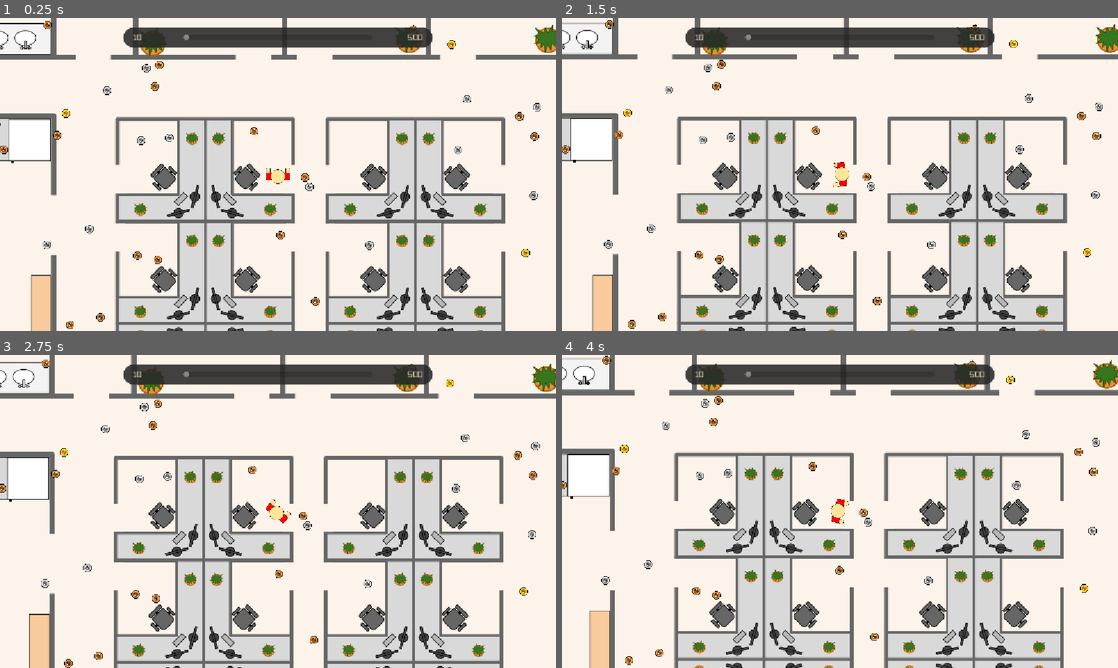
Above: before the commit, frames 1-4 (two rows, left to right).
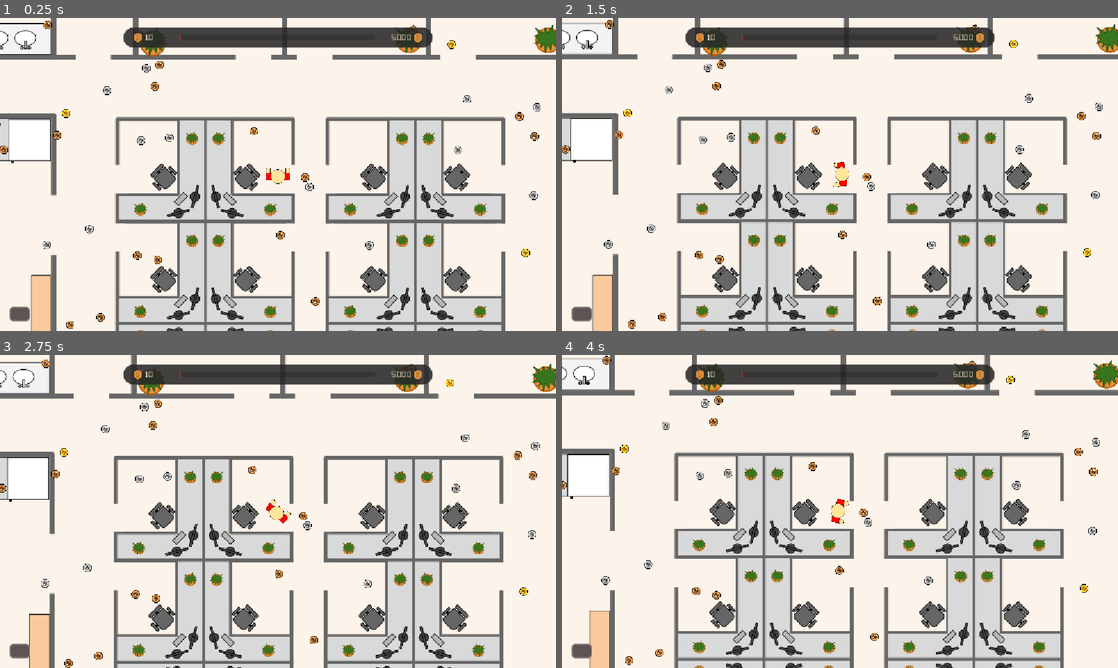
Above: after the commit, the same moments.

Repository: Justin-Hulme/GMTK_2026
Game: Godot game, scene res://Player/player_script.tscn
Same seed, same stepped clock (60 frames per second), same inputs: the game is played once before the commit and once after it.
Inputs (mouse positions are in pixels of both pictures, inside the frame that each line leads up to):
- Up to frame 1 (0.25 s): no input
- Up to frame 2 (1.5 s): tap Enter at 0.5 s; move the mouse to (962, 158) at 0.52 s; click (962, 158) at 0.67 s; tap Space at 1.25 s; move the mouse to (728, 190) at 1.27 s; click (728, 190) at 1.42 s
- Up to frame 3 (2.75 s): tap Enter at 2 s; move the mouse to (333, 442) at 2.02 s; click (333, 442) at 2.17 s
- Up to frame 4 (4 s): tap Space at 2.75 s; move the mouse to (812, 574) at 2.77 s; click (812, 574) at 2.92 s; tap Enter at 3.5 s; move the mouse to (1006, 558) at 3.52 s; click (1006, 558) at 3.67 s

The runs differ from the first frame. In frame 1, 0.3% of the frame differs, in the area x 1-77%, y 4-98%; in frame 2, 0.3%; in frame 3, 0.3%; in frame 4, 0.3%.

Commit message:
feat: add dynamic gold progress bar and money assets
- ProgressBar interpolates from red to gold based on coin/debt ratio
- Rounded corners on progress bar fill
- Initialize HUD values at level start, not just on coin pickup
- Add money asset images (Coin.png variants)
- Update player scene and gitignore

Diff:
--- a/Player/HUD.gd
+++ b/Player/HUD.gd
@@ -2,12 +2,17 @@
 
 @onready var player: CharacterBody2D = $".."
 
-@onready var debt_amount_value: Label = $Control/MarginContainer/PanelContainer/MarginContainer/HBoxContainer/debt_amount_value
-@onready var coin_total_value: Label = $Control/MarginContainer/PanelContainer/MarginContainer/HBoxContainer/HBoxContainer/coin_total_value
-@onready var coin_to_debt_ratio: ProgressBar = $Control/MarginContainer/PanelContainer/MarginContainer/HBoxContainer/MarginContainer/coin_to_debt_ratio
+@onready var debt_amount_value: Label = $Control/coin_to_debt/PanelContainer/MarginContainer/HBoxContainer/Debt_H/debt_amount_value
+@onready var coin_total_value: Label = $Control/coin_to_debt/PanelContainer/MarginContainer/HBoxContainer/Coin_H/coin_total_value
+@onready var coin_to_debt_ratio: ProgressBar = $Control/coin_to_debt/PanelContainer/MarginContainer/HBoxContainer/MarginContainer/coin_to_debt_ratio
+
+var _fill_style: StyleBoxFlat
 
 func _ready() -> void:
 	player.coin_picked_up.connect(update_ratio)
+	_fill_style = StyleBoxFlat.new()
+	_fill_style.set_corner_radius_all(5)
+	update_ratio(0)
 
 func update_ratio(_amount: int) -> void:
 	debt_amount_value.text = str(player.debt_value)
@@ -16,3 +21,8 @@
 	if player.debt_value > 0:
 		var ratio: float = float(player.get_coin_total()) / float(player.debt_value)
 		coin_to_debt_ratio.value = clampf(ratio * 100.0, 0.0, 100.0)
+
+		var t := coin_to_debt_ratio.value / 100.0
+		var color := Color(1.0, 0.2, 0.2).lerp(Color(1.0, 0.84, 0.0), t)
+		_fill_style.set_bg_color(color)
+		coin_to_debt_ratio.set("theme_override_styles/fill", _fill_style)
--- a/Player/player.gd
+++ b/Player/player.gd
@@ -11,7 +11,7 @@
 # HUD Vars
 signal coin_picked_up(amount)
 
-var debt_value = 500
+var debt_value = 5000
 
 var _coin_total := 0
 
--- a/Player/player.tscn
+++ b/Player/player.tscn
@@ -8,6 +8,8 @@
 [ext_resource type="Texture2D" uid="uid://cfjjw5bxnixok" path="res://Player/Character/Walking_5.png" id="6_apopc"]
 [ext_resource type="Script" uid="uid://7logwprssfvo" path="res://Player/HUD.gd" id="7_od3ui"]
 [ext_resource type="Theme" uid="uid://bledfm0mcnnu4" path="res://Assets/main_theme.tres" id="8_od3ui"]
+[ext_resource type="Texture2D" uid="uid://rvjwx2v4mue8" path="res://Assets/Money/Coin_HUD.png" id="8_x3vf3"]
+[ext_resource type="Texture2D" uid="uid://bng5ybr0gvvex" path="res://Assets/Money/Debt_HUD.png" id="10_apopc"]
 
 [sub_resource type="SpriteFrames" id="SpriteFrames_ab854"]
 animations = [{
@@ -60,6 +62,19 @@
 corner_radius_bottom_right = 20
 corner_radius_bottom_left = 20
 
+[sub_resource type="StyleBoxFlat" id="StyleBoxFlat_srkg7"]
+bg_color = Color(0.36862746, 0.32941177, 0.3254902, 1)
+border_width_left = 2
+border_width_top = 2
+border_width_right = 2
+border_width_bottom = 2
+border_color = Color(0.5529412, 0.49411765, 0.48235294, 1)
+corner_radius_top_left = 6
+corner_radius_top_right = 6
+corner_radius_bottom_right = 6
+corner_radius_bottom_left = 6
+corner_detail = 2
+
 [node name="Player" type="CharacterBody2D" unique_id=1632784472]
 script = ExtResource("1_fhl08")
 
@@ -78,10 +93,10 @@
 scale = Vector2(0.99999994, 0.99999994)
 shape = SubResource("CapsuleShape2D_47aoe")
 
-[node name="CanvasLayer" type="CanvasLayer" parent="." unique_id=720606449]
+[node name="HUD" type="CanvasLayer" parent="." unique_id=720606449]
 script = ExtResource("7_od3ui")
 
-[node name="Control" type="Control" parent="CanvasLayer" unique_id=1357615170]
+[node name="Control" type="Control" parent="HUD" unique_id=1357615170]
 layout_mode = 3
 anchors_preset = 15
 anchor_right = 1.0
@@ -89,7 +104,7 @@
 grow_horizontal = 2
 grow_vertical = 2
 
-[node name="MarginContainer" type="MarginContainer" parent="CanvasLayer/Control" unique_id=1572308415]
+[node name="coin_to_debt" type="MarginContainer" parent="HUD/Control" unique_id=1572308415]
 layout_mode = 1
 anchors_preset = 5
 anchor_left = 0.5
@@ -100,35 +115,42 @@
 grow_horizontal = 2
 theme_override_constants/margin_top = 20
 
-[node name="PanelContainer" type="PanelContainer" parent="CanvasLayer/Control/MarginContainer" unique_id=1594216253]
+[node name="PanelContainer" type="PanelContainer" parent="HUD/Control/coin_to_debt" unique_id=1594216253]
 layout_mode = 2
 theme_override_styles/panel = SubResource("StyleBoxFlat_od3ui")
 
-[node name="MarginContainer" type="MarginContainer" parent="CanvasLayer/Control/MarginContainer/PanelContainer" unique_id=958554934]
+[node name="MarginContainer" type="MarginContainer" parent="HUD/Control/coin_to_debt/PanelContainer" unique_id=958554934]
 layout_mode = 2
 theme_override_constants/margin_left = 20
 theme_override_constants/margin_top = 10
 theme_override_constants/margin_right = 20
 theme_override_constants/margin_bottom = 10
 
-[node name="HBoxContainer" type="HBoxContainer" parent="CanvasLayer/Control/MarginContainer/PanelContainer/MarginContainer" unique_id=1601822267]
+[node name="HBoxContainer" type="HBoxContainer" parent="HUD/Control/coin_to_debt/PanelContainer/MarginContainer" unique_id=1601822267]
 custom_minimum_size = Vector2(600, 0)
 layout_mode = 2
 
-[node name="HBoxContainer" type="HBoxContainer" parent="CanvasLayer/Control/MarginContainer/PanelContainer/MarginContainer/HBoxContainer" unique_id=1949122056]
+[node name="Coin_H" type="HBoxContainer" parent="HUD/Control/coin_to_debt/PanelContainer/MarginContainer/HBoxContainer" unique_id=1949122056]
 layout_mode = 2
 
-[node name="coin_total_value" type="Label" parent="CanvasLayer/Control/MarginContainer/PanelContainer/MarginContainer/HBoxContainer/HBoxContainer" unique_id=2038173855]
-custom_minimum_size = Vector2(100, 0)
+[node name="Coin_HUD" type="TextureRect" parent="HUD/Control/coin_to_debt/PanelContainer/MarginContainer/HBoxContainer/Coin_H" unique_id=428218093]
+custom_minimum_size = Vector2(20, 20)
+layout_mode = 2
+size_flags_vertical = 4
+texture = ExtResource("8_x3vf3")
+expand_mode = 4
+
+[node name="coin_total_value" type="Label" parent="HUD/Control/coin_to_debt/PanelContainer/MarginContainer/HBoxContainer/Coin_H" unique_id=2038173855]
+custom_minimum_size = Vector2(70, 0)
 layout_mode = 2
 theme = ExtResource("8_od3ui")
-text = "$0"
+text = "0"
 
-[node name="MarginContainer" type="MarginContainer" parent="CanvasLayer/Control/MarginContainer/PanelContainer/MarginContainer/HBoxContainer" unique_id=1707168567]
+[node name="MarginContainer" type="MarginContainer" parent="HUD/Control/coin_to_debt/PanelContainer/MarginContainer/HBoxContainer" unique_id=1707168567]
 layout_mode = 2
 size_flags_horizontal = 3
 
-[node name="coin_to_debt_ratio" type="ProgressBar" parent="CanvasLayer/Control/MarginContainer/PanelContainer/MarginContainer/HBoxContainer/MarginContainer" unique_id=628406801]
+[node name="coin_to_debt_ratio" type="ProgressBar" parent="HUD/Control/coin_to_debt/PanelContainer/MarginContainer/HBoxContainer/MarginContainer" unique_id=628406801]
 custom_minimum_size = Vector2(0, 10)
 layout_mode = 2
 size_flags_vertical = 4
@@ -136,9 +158,38 @@
 value = 0.54
 show_percentage = false
 
-[node name="debt_amount_value" type="Label" parent="CanvasLayer/Control/MarginContainer/PanelContainer/MarginContainer/HBoxContainer" unique_id=2088289480]
-custom_minimum_size = Vector2(100, 0)
+[node name="Debt_H" type="HBoxContainer" parent="HUD/Control/coin_to_debt/PanelContainer/MarginContainer/HBoxContainer" unique_id=1569553929]
+layout_mode = 2
+
+[node name="debt_amount_value" type="Label" parent="HUD/Control/coin_to_debt/PanelContainer/MarginContainer/HBoxContainer/Debt_H" unique_id=2088289480]
+custom_minimum_size = Vector2(70, 0)
 layout_mode = 2
 theme = ExtResource("8_od3ui")
-text = "$0"
+text = "0"
 horizontal_alignment = 2
+
+[node name="Debt_HUD" type="TextureRect" parent="HUD/Control/coin_to_debt/PanelContainer/MarginContainer/HBoxContainer/Debt_H" unique_id=319811104]
+custom_minimum_size = Vector2(20, 20)
+layout_mode = 2
+texture = ExtResource("10_apopc")
+expand_mode = 4
+
+[node name="MarginContainer" type="MarginContainer" parent="HUD/Control" unique_id=1488577774]
+layout_mode = 1
+anchors_preset = 2
+anchor_top = 1.0
+anchor_bottom = 1.0
+grow_vertical = 0
+theme_override_constants/margin_left = 20
+theme_override_constants/margin_bottom = 20
+
+[node name="VBoxContainer" type="VBoxContainer" parent="HUD/Control/MarginContainer" unique_id=362747833]
+layout_mode = 2
+
+[node name="MarginContainer" type="MarginContainer" parent="HUD/Control/MarginContainer/VBoxContainer" unique_id=581842733]
+layout_mode = 2
+
+[node name="Panel" type="Panel" parent="HUD/Control/MarginContainer/VBoxContainer/MarginContainer" unique_id=162938997]
+custom_minimum_size = Vector2(42, 30)
+layout_mode = 2
+theme_override_styles/panel = SubResource("StyleBoxFlat_srkg7")
Binary file added: Assets/Money/Coin_HUD.png
Binary file added: Assets/Money/Debt_HUD.png
Not shown, changed: .gitignore
